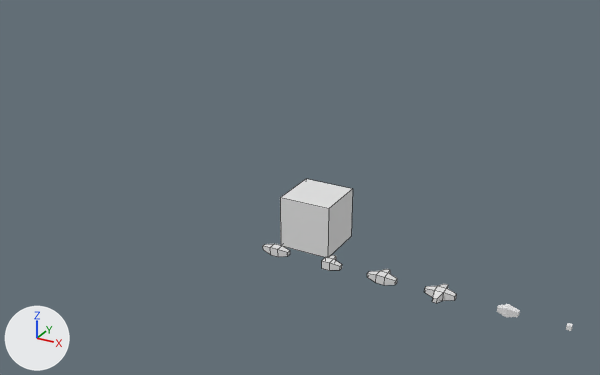
Before and after pictures for a commit that changed the Blender file examples/2pipes.blend.
Both versions are drawn from a camera (50 mm lens) standing at (13.09, -25.11, 13.63) and looking at (1.42, -3.89, 3.02). The axes (+X, +Y, +Z) are drawn at lower left. The lights are the same throughout. The picture after the commit comes second. Mesh edges are drawn as thin lines on the coarser meshes.
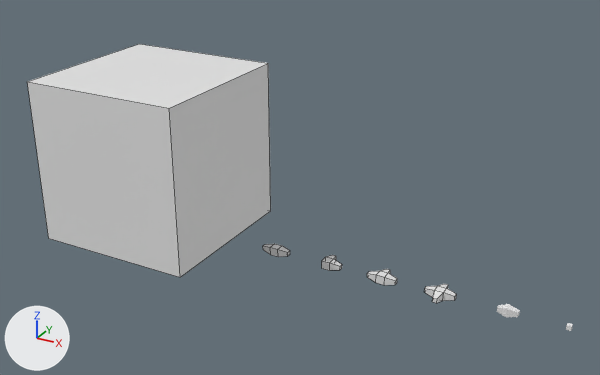
Boxes [x1, y1, x2, y2] around the edits, measured in the pictures (600 x 375 px):
```json
{"object": "Cube", "change": "reshaped", "before": [280, 179, 353, 257], "after": [27, 44, 271, 277], "on screen": "231% wider, 196% taller"}
```

The change, as JSON lines over the scene's bpy script:
```json
{"block": "me_cube", "where": "# used by ob_cube; location = (0.0, 0.0, 0.0)"}
{"op": "remove", "block": "me_cube", "code": "me_cube.from_pydata(...)  # 8 vertices, 6 faces; spans x -1.0..1.0, y -1.0..1.0, z -1.0..1.0"}
{"op": "add", "block": "me_cube", "code": "me_cube.from_pydata(...)  # 8 vertices, 6 faces; spans x -5.52..-0.3, y -8.06..-2.84, z 1.37..6.59"}
{"block": "me_cube", "change": "me_cube part 1"}
{"op": "set", "path": "me_cube.vertices[0].co", "old": "(1.0, 1.0, 1.0)", "new": "(-5.52, -8.06, 1.37)", "note": "pixel (352, 188) -> pixel (48, 238)"}
{"op": "set", "path": "me_cube.vertices[1].co", "old": "(1.0, 1.0, -1.0)", "new": "(-5.52, -8.06, 6.59)", "note": "pixel (351, 236) -> pixel (27, 81)"}
{"op": "set", "path": "me_cube.vertices[2].co", "old": "(1.0, -1.0, 1.0)", "new": "(-5.52, -2.84, 1.37)", "note": "pixel (328, 208) -> not seen"}
{"op": "set", "path": "me_cube.vertices[3].co", "old": "(1.0, -1.0, -1.0)", "new": "(-5.52, -2.84, 6.59)", "note": "not seen -> pixel (139, 43)"}
{"op": "set", "path": "me_cube.vertices[4].co", "old": "(-1.0, 1.0, 1.0)", "new": "(-0.3, -8.06, 1.37)", "note": "pixel (306, 178) -> pixel (180, 277)"}
{"op": "set", "path": "me_cube.vertices[5].co", "old": "(-1.0, 1.0, -1.0)", "new": "(-0.3, -8.06, 6.59)", "note": "not seen -> pixel (169, 108)"}
{"op": "set", "path": "me_cube.vertices[6].co", "old": "(-1.0, -1.0, 1.0)", "new": "(-0.3, -2.84, 1.37)", "note": "pixel (280, 197) -> pixel (270, 210)"}
{"op": "set", "path": "me_cube.vertices[7].co", "old": "(-1.0, -1.0, -1.0)", "new": "(-0.3, -2.84, 6.59)", "note": "pixel (280, 245) -> pixel (268, 63)"}
```
